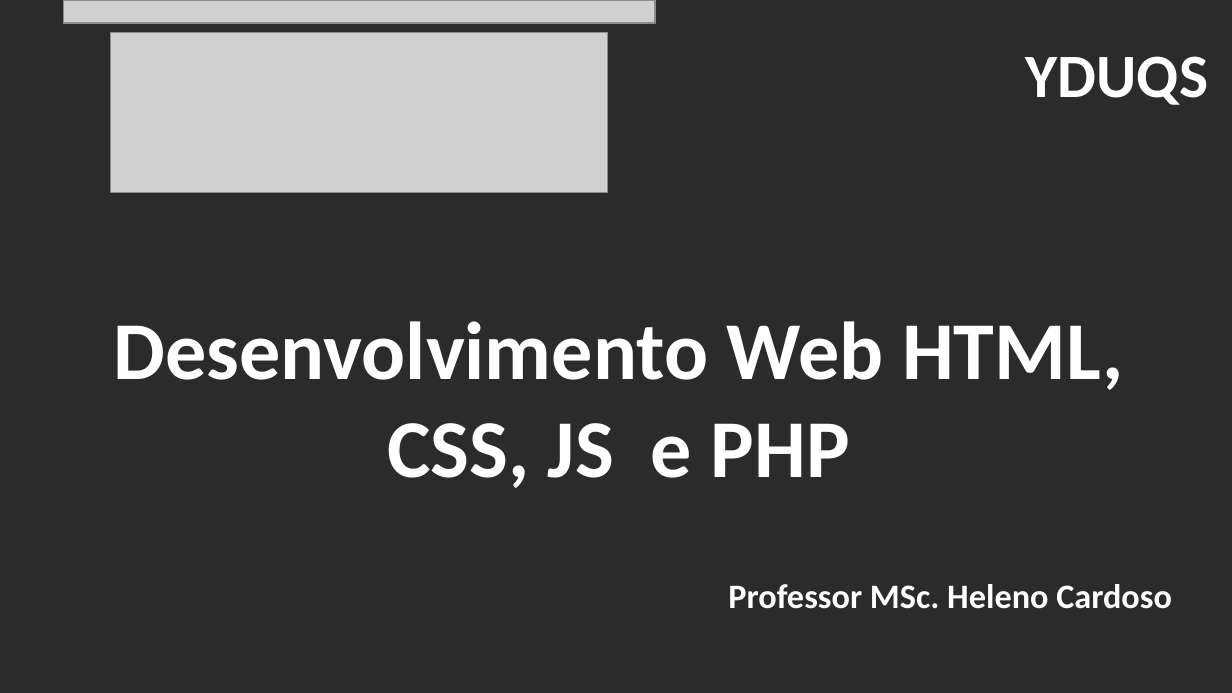
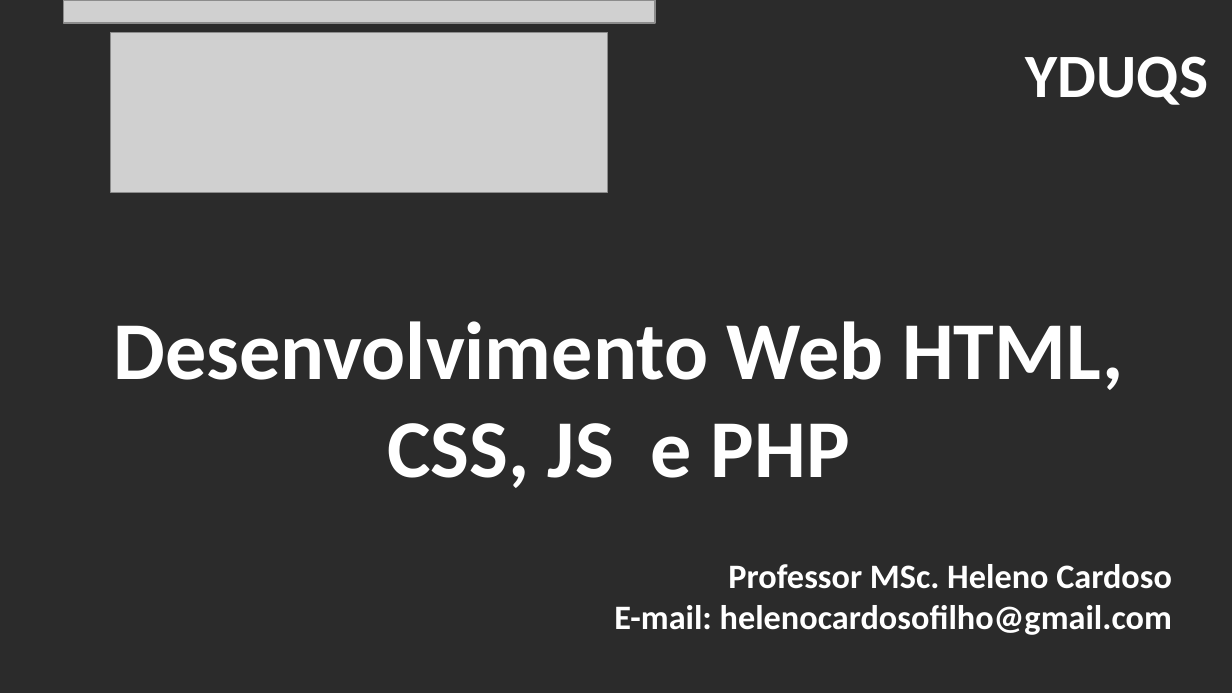
Before and after one commit to CloudEducationBrazil/WydenDesenvolvimentoWebPHP, a slide deck: slide 1 of 00 Lesson Plan/Apresentação - Programação Desenvolvimento Web PHP.pptx. Drawn at 1232x693 pixels with LibreOffice and Linux fonts; fonts in the diff are those of the drawing; grey boxes stand for pictures; background and template pictures are left out; a plain dark background stands for a picture behind light text. Boxes give left, top, right and bottom in pixels: in the first picture for what was removed or moved away, otherwise in the second. Text is boxed around its words. In the diff, an @@ line names an element or a change of style, - is before the commit and + after.

```diff
--- a/00 Lesson Plan/Apresentação - Programação Desenvolvimento Web PHP.pptx
+++ b/00 Lesson Plan/Apresentação - Programação Desenvolvimento Web PHP.pptx
@@ text at [614, 605, 1172, 635]: paragraph added @@
+E-mail: helenocardosofilho@gmail.com
```
Also in this commit, not shown: 1 other slide changed, 5 slides added.
